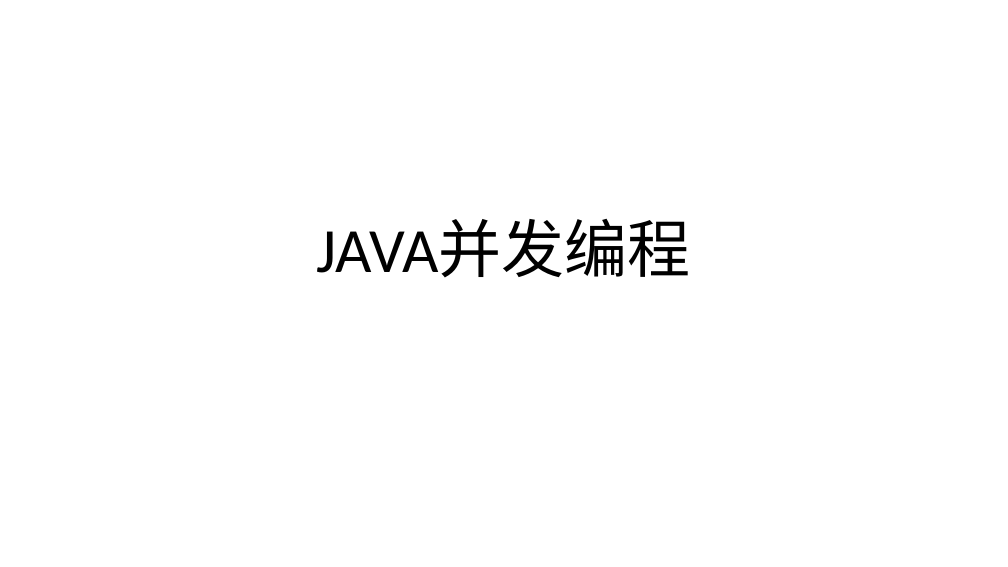
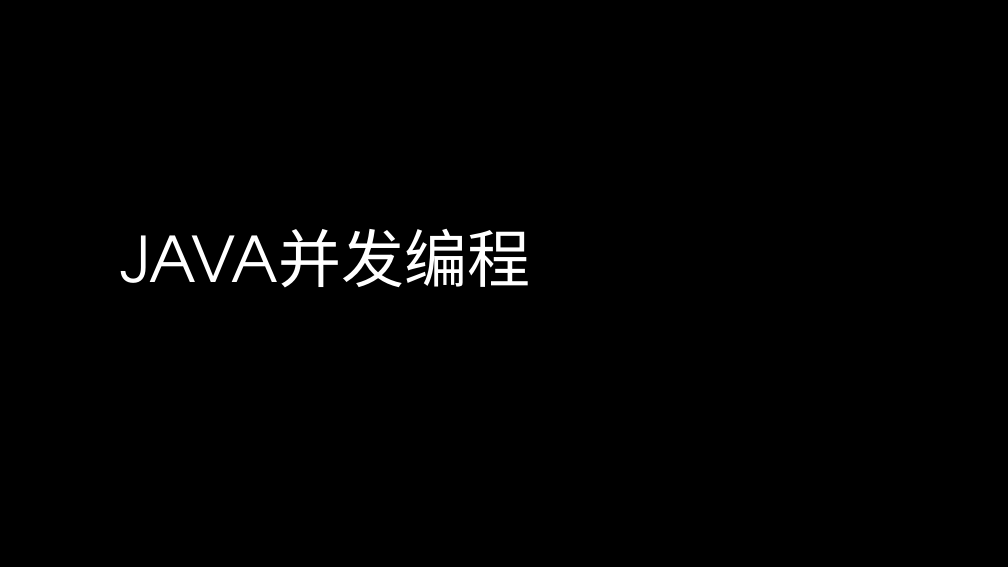
Before and after one commit to GerogeLeon/multithread_demo, a slide deck: slide 1 of JAVA并发编程.pptx. Drawn at 1008x567 pixels with LibreOffice and Linux fonts; fonts in the diff are those of the drawing; background and template pictures are left out. Boxes give left, top, right and bottom in pixels: in the first picture for what was removed or moved away, otherwise in the second. Text is boxed around its words. In the diff, an @@ line names an element or a change of style, - is before the commit and + after.

```diff
--- a/JAVA并发编程.pptx
+++ b/JAVA并发编程.pptx
@@ background #FFFFFF to #000000 @@
@@ title "JAVA并发编程" moved from (x1=317, y1=220, x2=691, y2=278) to (x1=121, y1=229, x2=530, y2=288) @@
@@ title "JAVA并发编程" at (x1=121, y1=229, x2=530, y2=288): font Calibri to TeX Gyre Adventor, text colour #000000 to #FFFFFF; alignment centre to left @@
```
Also in this commit, not shown: 34 other slides changed, 1 slide added.
